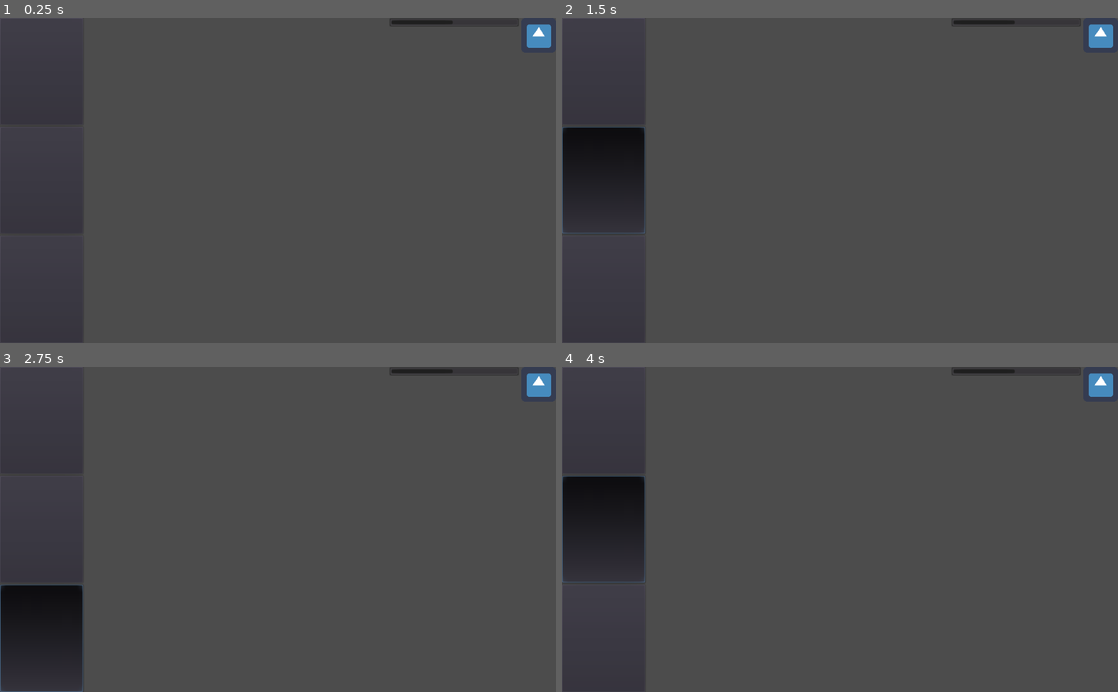
Above: before the commit, frames 1-4 (two rows, left to right).
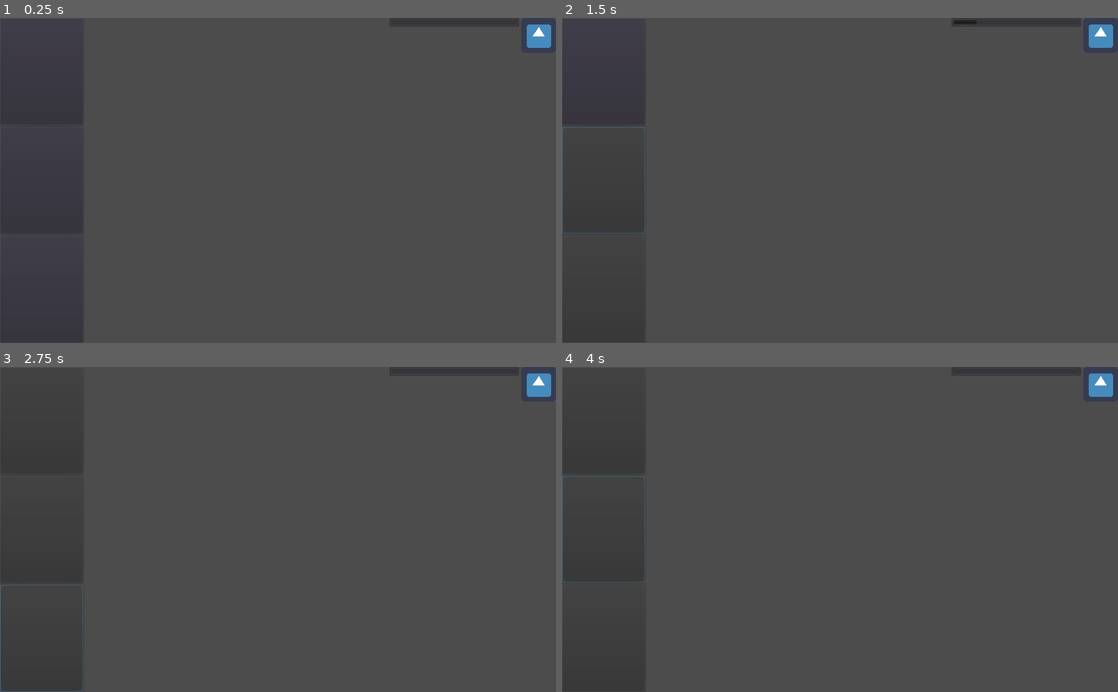
Above: after the commit, the same moments.

Repository: iniyanijoseph/Gravity
Game: Godot game, scene res://Main.tscn
Same seed, same stepped clock (60 frames per second), same inputs: the game is played once before the commit and once after it. The engine's default icon, where the game draws it, is replaced by a stand-in: a white triangle on a blue panel in a dark square.
Inputs (mouse positions are in pixels of both pictures, inside the frame that each line leads up to):
- Up to frame 1 (0.25 s): no input
- Up to frame 2 (1.5 s): click (600, 70) at 0.5 s; click (600, 180) at 1.25 s
- Up to frame 3 (2.75 s): click (38, 640) at 2 s
- Up to frame 4 (4 s): click (600, 419) at 2.77 s; click (600, 529) at 3.52 s

The runs differ from the first frame. In frame 1, less than 0.1% of the frame differs, in the area x 70-82%, y 0-2%; in frame 2, 3.2%; in frame 3, 3.2%, in the area x 0-82%, y 0-89%; in frame 4, 3.2%.

Commit message:
Implement Action Controller

Diff:
--- /dev/null
+++ b/ActionController/ActionButton/ActionButton.gd
@@ -0,0 +1,3 @@
+extends Button
+
+export var cost : int = 2
--- /dev/null
+++ b/ActionController/ActionButton/ActionButton.tscn
@@ -0,0 +1,13 @@
+[gd_scene load_steps=2 format=2]
+
+[ext_resource path="res://ActionController/ActionButton/ActionButton.gd" type="Script" id=2]
+
+[node name="ActionButton" type="Button"]
+margin_right = 153.0
+margin_bottom = 197.0
+grow_horizontal = 2
+grow_vertical = 2
+size_flags_horizontal = 3
+size_flags_vertical = 3
+toggle_mode = true
+script = ExtResource( 2 )
--- a/ActionController/ActionController.gd
+++ b/ActionController/ActionController.gd
@@ -1,10 +1,38 @@
 extends Control
 
-func _on_SlamButton_pressed():
+onready var actionTriggers : VBoxContainer = $ActionTriggers
+onready var pointsBar : ProgressBar = $HBoxContainer/ProgressBar
+var pointsRemaining = 10
+
+func _process(_delta):
+	if PlayerActionSignalBus.playerState != PlayerActionSignalBus.playerStates.INERT:
+		for button in actionTriggers.get_children():
+			button.disabled = true
+	else:
+		for button in actionTriggers.get_children():
+			if(pointsRemaining - button.cost >= 0):
+				button.disabled = false
+			else:
+				button.disabled = true
+
+func _on_RechargeTimer_timeout():
+	pointsRemaining += 1
+	pointsBar.value = pointsRemaining
+
+
+func _on_SlamButton_toggled(button_pressed):
+	pointsRemaining -= $ActionTriggers/SlamButton.cost
+	pointsBar.value = pointsRemaining
 	PlayerActionSignalBus.slam()
 
-func _on_GravitateButton_pressed():
+
+func _on_GravitateButton_toggled(button_pressed):
+	pointsRemaining -= $ActionTriggers/GravitateButton.cost
+	pointsBar.value = pointsRemaining
 	PlayerActionSignalBus.gravitate()
 
-func _on_RepelButton_pressed():
+
+func _on_RepelButton_toggled(button_pressed):
+	pointsRemaining -= $ActionTriggers/RepelButton.cost
+	pointsBar.value = pointsRemaining
 	PlayerActionSignalBus.repel()
--- a/ActionController/ActionController.tscn
+++ b/ActionController/ActionController.tscn
@@ -1,9 +1,10 @@
-[gd_scene load_steps=5 format=2]
+[gd_scene load_steps=6 format=2]
 
 [ext_resource path="res://icon.png" type="Texture" id=1]
 [ext_resource path="res://GlobalTheme.tres" type="Theme" id=2]
 [ext_resource path="res://ActionController/ActionController.gd" type="Script" id=3]
-[ext_resource path="res://ActionController/ActionControllerButtonGroups.tres" type="ButtonGroup" id=4]
+[ext_resource path="res://ActionController/ActionButton/ActionButton.tscn" type="PackedScene" id=4]
+[ext_resource path="res://ActionController/ActionControllerButtonGroups.tres" type="ButtonGroup" id=5]
 
 [node name="ActionController" type="Control"]
 anchor_right = 1.0
@@ -18,37 +19,20 @@
 size_flags_horizontal = 3
 size_flags_vertical = 3
 
-[node name="SlamButton" type="Button" parent="ActionTriggers"]
-margin_right = 153.0
-margin_bottom = 197.0
-grow_horizontal = 2
-grow_vertical = 2
-size_flags_horizontal = 3
-size_flags_vertical = 3
-toggle_mode = true
-group = ExtResource( 4 )
+[node name="SlamButton" parent="ActionTriggers" instance=ExtResource( 4 )]
+group = ExtResource( 5 )
 
-[node name="GravitateButton" type="Button" parent="ActionTriggers"]
+[node name="GravitateButton" parent="ActionTriggers" instance=ExtResource( 4 )]
 margin_top = 201.0
-margin_right = 153.0
 margin_bottom = 398.0
-grow_horizontal = 2
-grow_vertical = 2
-size_flags_horizontal = 3
-size_flags_vertical = 3
-toggle_mode = true
-group = ExtResource( 4 )
+group = ExtResource( 5 )
+cost = 5
 
-[node name="RepelButton" type="Button" parent="ActionTriggers"]
+[node name="RepelButton" parent="ActionTriggers" instance=ExtResource( 4 )]
 margin_top = 402.0
-margin_right = 153.0
 margin_bottom = 600.0
-grow_horizontal = 2
-grow_vertical = 2
-size_flags_horizontal = 3
-size_flags_vertical = 3
-toggle_mode = true
-group = ExtResource( 4 )
+group = ExtResource( 5 )
+cost = 3
 
 [node name="HBoxContainer" type="HBoxContainer" parent="."]
 anchor_left = 1.0
@@ -57,23 +41,28 @@
 margin_bottom = 64.0
 size_flags_horizontal = 3
 
-[node name="TextureProgress" type="ProgressBar" parent="HBoxContainer"]
+[node name="ProgressBar" type="ProgressBar" parent="HBoxContainer"]
 margin_right = 239.0
 margin_bottom = 16.0
 grow_vertical = 2
 rect_min_size = Vector2( 0, 16 )
 size_flags_horizontal = 3
-value = 50.0
+max_value = 10.0
+step = 1.0
 rounded = true
 percent_visible = false
 
-[node name="TextureRect" type="TextureRect" parent="HBoxContainer"]
+[node name="Icon" type="TextureRect" parent="HBoxContainer"]
 margin_left = 243.0
 margin_right = 307.0
 margin_bottom = 64.0
 texture = ExtResource( 1 )
 stretch_mode = 5
 
-[connection signal="pressed" from="ActionTriggers/SlamButton" to="." method="_on_SlamButton_pressed"]
-[connection signal="pressed" from="ActionTriggers/GravitateButton" to="." method="_on_GravitateButton_pressed"]
-[connection signal="pressed" from="ActionTriggers/RepelButton" to="." method="_on_RepelButton_pressed"]
+[node name="RechargeTimer" type="Timer" parent="."]
+autostart = true
+
+[connection signal="toggled" from="ActionTriggers/SlamButton" to="." method="_on_SlamButton_toggled"]
+[connection signal="toggled" from="ActionTriggers/GravitateButton" to="." method="_on_GravitateButton_toggled"]
+[connection signal="toggled" from="ActionTriggers/RepelButton" to="." method="_on_RepelButton_toggled"]
+[connection signal="timeout" from="RechargeTimer" to="." method="_on_RechargeTimer_timeout"]
--- a/Player/Player.gd
+++ b/Player/Player.gd
@@ -10,15 +10,15 @@
 
 func slam():
 	#Replace With Code to Slam
-	pass
+	action_complete()
 
 func gravitate():
 	#Replace With Code to Gravitate to a Point
-	pass
+	action_complete()
 
 func repel():
 	#Replace With Code to Repel Enemies for a short period of Time
-	pass
+	action_complete()
 
 # Call Whenever an action is complete to update player state
 func action_complete():
